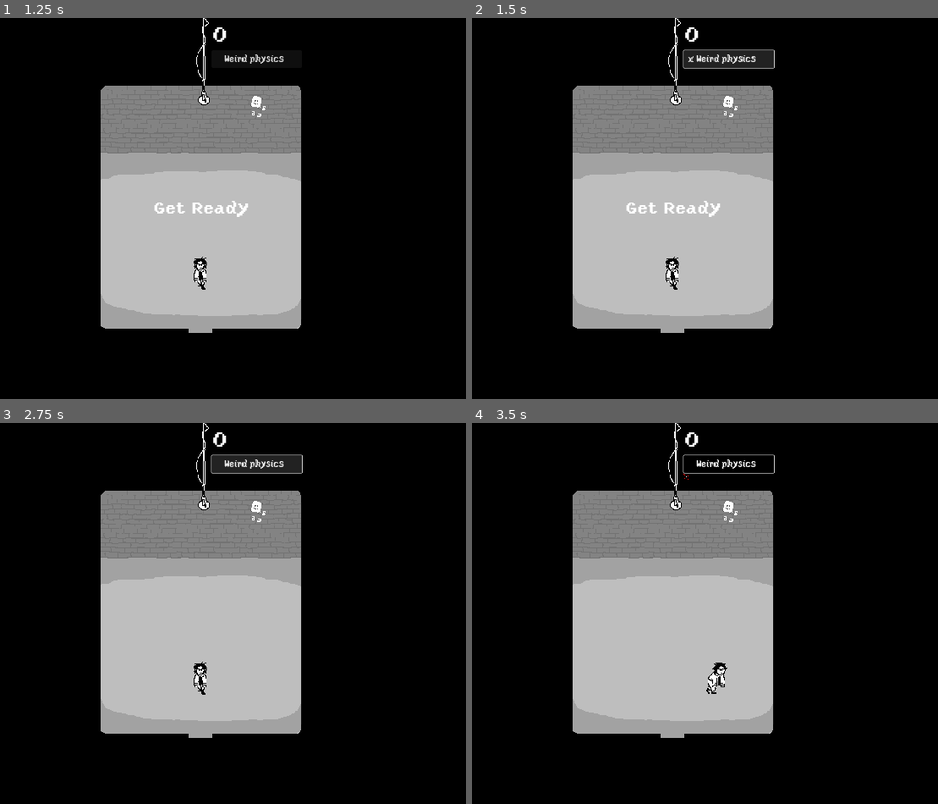
Above: before the commit, frames 1-4 (two rows, left to right).
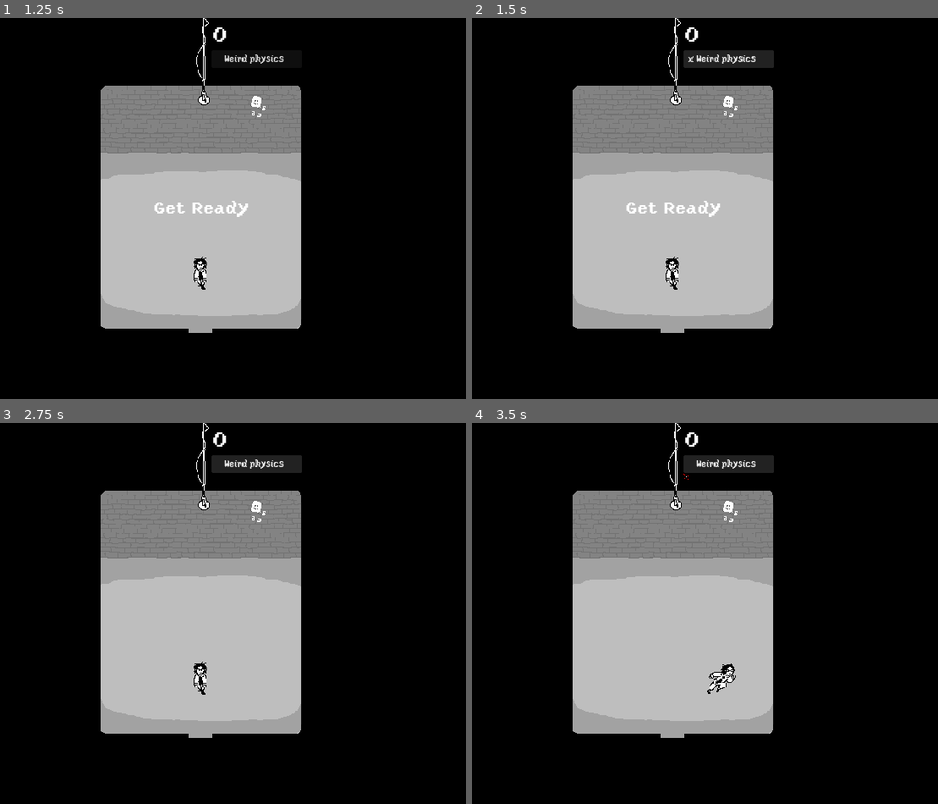
Above: after the commit, the same moments.

Repository: Buramuh/sibtrio
Game: Godot game, scene res://main.tscn
The game is run twice, just before and just after one commit, with the same random seed, the same clock (stepped at 60 frames per second) and the same inputs.
Inputs:
- Up to frame 1 (1.25 s): click "Start" at 0.5 s
- Up to frame 2 (1.5 s): click "Weird physics" at 1.25 s
- Up to frame 3 (2.75 s): click "x Weird physics" at 2 s
- Up to frame 4 (3.5 s): hold Right (move_right) from 2.78 s (still down); hold Space (dash) from 2.78 s (still down)

Frame 1 is identical in both runs. In frame 2, 0.1% of the frame differs, in the area x 45-65%, y 8-14%; in frame 3, 0.1%; in frame 4, 1.1%, in the area x 45-65%, y 8-72%.

Commit message:
add up and down dash animations
And fixed wierdbutton problem, was activating when dashing (changed focusmode to none)

Diff:
--- a/Demo's/celeryman/actors/player.gd
+++ b/Demo's/celeryman/actors/player.gd
@@ -1,34 +1,55 @@
-@icon("res://art/icon/player.png") #huh?? what does this do??
+extends RigidBody2D
 
-extends RigidBody2D
-@export var speed = 175 # How fast the player will move (pixels/sec).
+
+
+# --- Signals ---
+signal hit
+
+
+
+# --- Variables ---
 var screen_size
 var velocity_last
-signal hit
 
 var SPEED = 1500
-var DASH = 45000
-var THRESHOLD = 1
+var DASH = 65000
+var THRESHOLD = 0.5
 
 var can_dash = true
+var doing_dash = false
 
-func dash_cooldown(seconds):
-	$DashTimer.wait_time =seconds
+
+
+func dash_cooldown_and_timer(wait,timer):
+	$DashCooldown.wait_time = wait
+	$DashTimer.wait_time = timer
+	$DashCooldown.start()
 	$DashTimer.start()
 	can_dash = false
+	doing_dash = true
 	await $DashTimer.timeout
+	doing_dash = false
+	await $DashCooldown.timeout
 	can_dash = true
 
-# Called when the node enters the scene tree for the first time.
+
+
+# --- Standard ---
 func _ready():
 	screen_size = get_viewport_rect().size #Why not var screen_size??
 	velocity_last = Vector2.ZERO
 
 
-# Called every frame. 'delta' is the elapsed time since the previous frame.
-func _process(delta):
+func _process(delta): #'delta' is the elapsed time since the previous frame.
 	var velocity = Vector2.ZERO # The player's movement vector.
 	var speed2 = sqrt((SPEED**2) / 2)
+
+
+	if linear_velocity.length() > THRESHOLD:
+		$AnimatedSprite2D.play() # $ is shorthand for get_node()
+	else:
+		$AnimatedSprite2D.stop()
+
 
 	if Input.is_action_pressed("move_right") and Input.is_action_pressed("move_down"):
 		apply_force(Vector2(speed2, speed2))
@@ -38,15 +59,6 @@
 		apply_force(Vector2(-speed2, speed2))
 	if Input.is_action_pressed("move_left") and Input.is_action_pressed("move_up"):
 		apply_force(Vector2(-speed2, -speed2))
-
-
-
-	if Input.is_action_pressed("dash"):
-		if can_dash:
-			var vel = linear_velocity.normalized()
-			apply_force(Vector2(vel.x*DASH, vel.y*DASH))
-			dash_cooldown(0.5)
-
 
 	if Input.is_action_pressed("move_right") and !Input.is_action_pressed("move_down") and !Input.is_action_pressed("move_up"):
 		apply_force(Vector2(SPEED, 0))
@@ -58,37 +70,39 @@
 		apply_force(Vector2(0, -SPEED))
 
 
+	if Input.is_action_pressed("dash"):
+		if can_dash:
+			doing_dash = true
+			var vel = linear_velocity.normalized()
+			apply_force(Vector2(vel.x*DASH, vel.y*DASH))
+			if linear_velocity.x > THRESHOLD or linear_velocity.x < -THRESHOLD:
+				$AnimatedSprite2D.animation = "dash_sideways"
+			elif linear_velocity.y < -THRESHOLD:
+				$AnimatedSprite2D.animation = "dash_up"
+			elif linear_velocity.y > THRESHOLD:
+				$AnimatedSprite2D.animation = "dash_down"
+			dash_cooldown_and_timer(0.5, 0.3)
 
 
-	if linear_velocity.length() > THRESHOLD:
-		$AnimatedSprite2D.play() # $ is shorthand for get_node()
-	else:
-		$AnimatedSprite2D.stop()
-	#linear_velocity = velocity.normalized() * speed
+	if !doing_dash:
+		if linear_velocity.x > THRESHOLD or linear_velocity.x < -THRESHOLD:
+			$AnimatedSprite2D.animation = "walk"
+			$AnimatedSprite2D.flip_h = linear_velocity.x > 0
+		elif linear_velocity.y < -THRESHOLD:
+			$AnimatedSprite2D.animation = "up"
+			$AnimatedSprite2D.flip_h = false
+		elif linear_velocity.y > THRESHOLD:
+			$AnimatedSprite2D.animation = "down"
+			$AnimatedSprite2D.flip_h = false
+		else:
+			if velocity_last.x > THRESHOLD or velocity_last.x < -THRESHOLD:
+				$AnimatedSprite2D.animation = "idle_walk"
+			elif velocity_last.y > THRESHOLD:
+				$AnimatedSprite2D.animation = "idle_down"
+			elif velocity_last.y < -THRESHOLD:
+				$AnimatedSprite2D.animation = "idle_up"
+	velocity_last = linear_velocity
 
-
-
-
-	#position += velocity * delta
-	#position = position.clamp(Vector2.ZERO, screen_size)
-
-	if linear_velocity.x > THRESHOLD or linear_velocity.x < -THRESHOLD:
-		$AnimatedSprite2D.animation = "walk"
-		$AnimatedSprite2D.flip_h = linear_velocity.x > 0
-	elif linear_velocity.y < -THRESHOLD:
-		$AnimatedSprite2D.animation = "up"
-		$AnimatedSprite2D.flip_h = false
-	elif linear_velocity.y > THRESHOLD:
-		$AnimatedSprite2D.animation = "down"
-		$AnimatedSprite2D.flip_h = false
-	else:
-		if velocity_last.x > THRESHOLD or velocity_last.x < -THRESHOLD:
-			$AnimatedSprite2D.animation = "idle_walk"
-		elif velocity_last.y > THRESHOLD:
-			$AnimatedSprite2D.animation = "idle_down"
-		elif velocity_last.y < -THRESHOLD:
-			$AnimatedSprite2D.animation = "idle_up"
-	velocity_last = linear_velocity
 
 	if reset_state == RESET_SHOW:
 		reset_show()
--- a/Demo's/celeryman/actors/player.tscn
+++ b/Demo's/celeryman/actors/player.tscn
@@ -1,16 +1,22 @@
-[gd_scene load_steps=19 format=3 uid="uid://tr2effoof52l"]
+[gd_scene load_steps=25 format=3 uid="uid://tr2effoof52l"]
 
 [ext_resource type="Script" path="res://actors/player.gd" id="1_usu0d"]
+[ext_resource type="Texture2D" uid="uid://cjd526nnijwge" path="res://art/player/dash_down/1.png" id="2_ei1x3"]
+[ext_resource type="Texture2D" uid="uid://cj8qkwx242qi" path="res://art/player/dash_side/1.png" id="2_idm7a"]
 [ext_resource type="Texture2D" uid="uid://cr1k5ousp56tx" path="res://art/player/down/2.png" id="2_lyp26"]
+[ext_resource type="Texture2D" uid="uid://dk46j6r705vgi" path="res://art/player/dash_side/2.png" id="3_48asf"]
 [ext_resource type="Texture2D" uid="uid://b8udstj5t1ev2" path="res://art/player/down/3.png" id="3_gnhso"]
 [ext_resource type="Texture2D" uid="uid://b1yc41hawf4sh" path="res://art/player/down/1.png" id="3_qrwo2"]
+[ext_resource type="Texture2D" uid="uid://b0ahq80ol0dbr" path="res://art/player/dash_down/2.png" id="3_yls2m"]
 [ext_resource type="Texture2D" uid="uid://h308j1gfijy7" path="res://art/player/down/4.png" id="4_thusr"]
 [ext_resource type="Texture2D" uid="uid://324twxi3i040" path="res://art/player/up/1.png" id="5_f2ew3"]
 [ext_resource type="Texture2D" uid="uid://cf0nvtve62u" path="res://art/player/down/0.png" id="6_4svcf"]
+[ext_resource type="Texture2D" uid="uid://by0lme0ynnwg7" path="res://art/player/dash_up/1.png" id="6_ahu3j"]
 [ext_resource type="Texture2D" uid="uid://d3pyvlug00a10" path="res://art/player/walk/0.png" id="6_jf4vd"]
 [ext_resource type="Texture2D" uid="uid://tiduo5segbkc" path="res://art/player/up/2.png" id="6_vrabb"]
 [ext_resource type="Texture2D" uid="uid://blvro35ymfqrv" path="res://art/player/up/0.png" id="7_exwxk"]
 [ext_resource type="Texture2D" uid="uid://86sbpcu4et7e" path="res://art/player/up/3.png" id="7_jfe6q"]
+[ext_resource type="Texture2D" uid="uid://btsvej51m6fgn" path="res://art/player/dash_up/2.png" id="7_wvyxc"]
 [ext_resource type="Texture2D" uid="uid://c752celt6pxh6" path="res://art/player/up/4.png" id="8_g5krd"]
 [ext_resource type="Texture2D" uid="uid://8rhekys1mrdh" path="res://art/player/walk/1.png" id="10_oi3pl"]
 [ext_resource type="Texture2D" uid="uid://bj1byhoe21q5" path="res://art/player/walk/2.png" id="11_m8vde"]
@@ -19,6 +25,39 @@
 
 [sub_resource type="SpriteFrames" id="SpriteFrames_pasc1"]
 animations = [{
+"frames": [{
+"duration": 1.0,
+"texture": ExtResource("2_ei1x3")
+}, {
+"duration": 1.0,
+"texture": ExtResource("3_yls2m")
+}],
+"loop": false,
+"name": &"dash_down",
+"speed": 5.0
+}, {
+"frames": [{
+"duration": 1.0,
+"texture": ExtResource("2_idm7a")
+}, {
+"duration": 1.0,
+"texture": ExtResource("3_48asf")
+}],
+"loop": false,
+"name": &"dash_sideways",
+"speed": 5.0
+}, {
+"frames": [{
+"duration": 1.0,
+"texture": ExtResource("6_ahu3j")
+}, {
+"duration": 1.0,
+"texture": ExtResource("7_wvyxc")
+}],
+"loop": true,
+"name": &"dash_up",
+"speed": 5.0
+}, {
 "frames": [{
 "duration": 1.0,
 "texture": ExtResource("3_qrwo2")
@@ -106,20 +145,22 @@
 max_contacts_reported = 1
 contact_monitor = true
 lock_rotation = true
-linear_damp = 13.428
+linear_damp = 13.5
 script = ExtResource("1_usu0d")
 metadata/_edit_group_ = true
 
 [node name="AnimatedSprite2D" type="AnimatedSprite2D" parent="."]
 scale = Vector2(2, 2)
 sprite_frames = SubResource("SpriteFrames_pasc1")
-animation = &"down"
+animation = &"dash_up"
 
 [node name="CollisionShape2D" type="CollisionShape2D" parent="."]
 position = Vector2(0, 17)
 shape = SubResource("CapsuleShape2D_pxldr")
 
-[node name="DashTimer" type="Timer" parent="."]
+[node name="DashCooldown" type="Timer" parent="."]
 wait_time = 0.559
 
+[node name="DashTimer" type="Timer" parent="."]
+
 [connection signal="body_entered" from="." to="." method="_on_body_entered"]
--- a/Demo's/celeryman/ui/hud.tscn
+++ b/Demo's/celeryman/ui/hud.tscn
@@ -66,6 +66,7 @@
 offset_bottom = -399.0
 grow_horizontal = 2
 grow_vertical = 2
+focus_mode = 0
 theme_override_fonts/font = ExtResource("2_8lreg")
 theme_override_font_sizes/font_size = 23
 text = "    Weird physics"
Binary file added: Demo's/celeryman/art/player/dash_down/1.png
Not shown, added: Demo's/celeryman/art/player/dash_down/1.png.import
Binary file added: Demo's/celeryman/art/player/dash_down/2.png
Not shown, added: Demo's/celeryman/art/player/dash_down/2.png.import
Binary file added: Demo's/celeryman/art/player/dash_side/1.png
Not shown, added: Demo's/celeryman/art/player/dash_side/1.png.import
Binary file added: Demo's/celeryman/art/player/dash_side/2.png
Not shown, added: Demo's/celeryman/art/player/dash_side/2.png.import
Binary file added: Demo's/celeryman/art/player/dash_up/1.png
Not shown, added: Demo's/celeryman/art/player/dash_up/1.png.import
Binary file added: Demo's/celeryman/art/player/dash_up/2.png
Not shown, added: Demo's/celeryman/art/player/dash_up/2.png.import
(and 4 more such lines)
